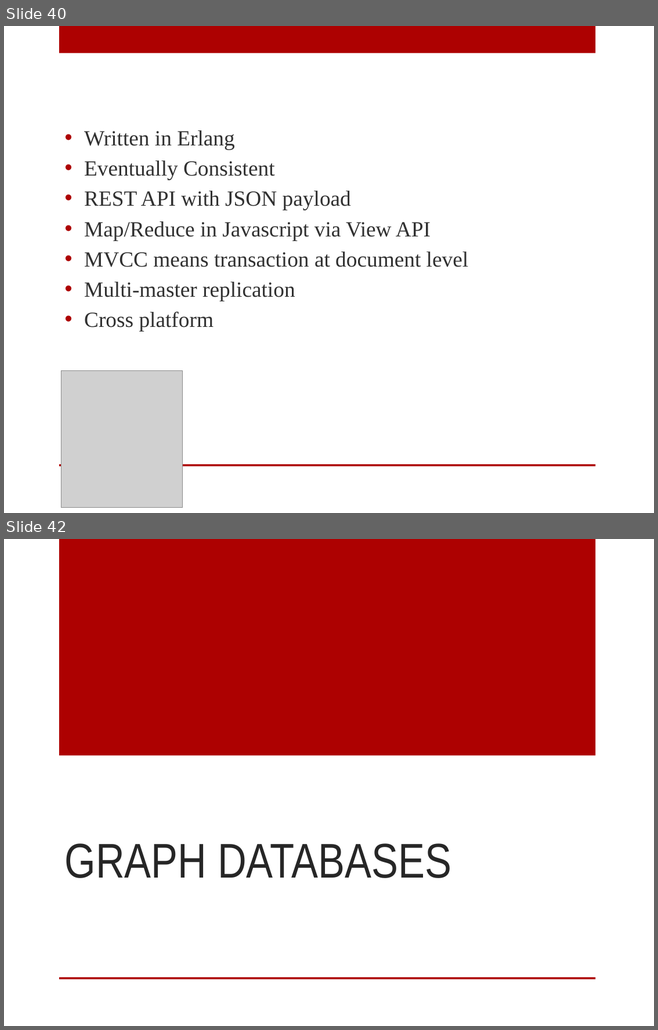
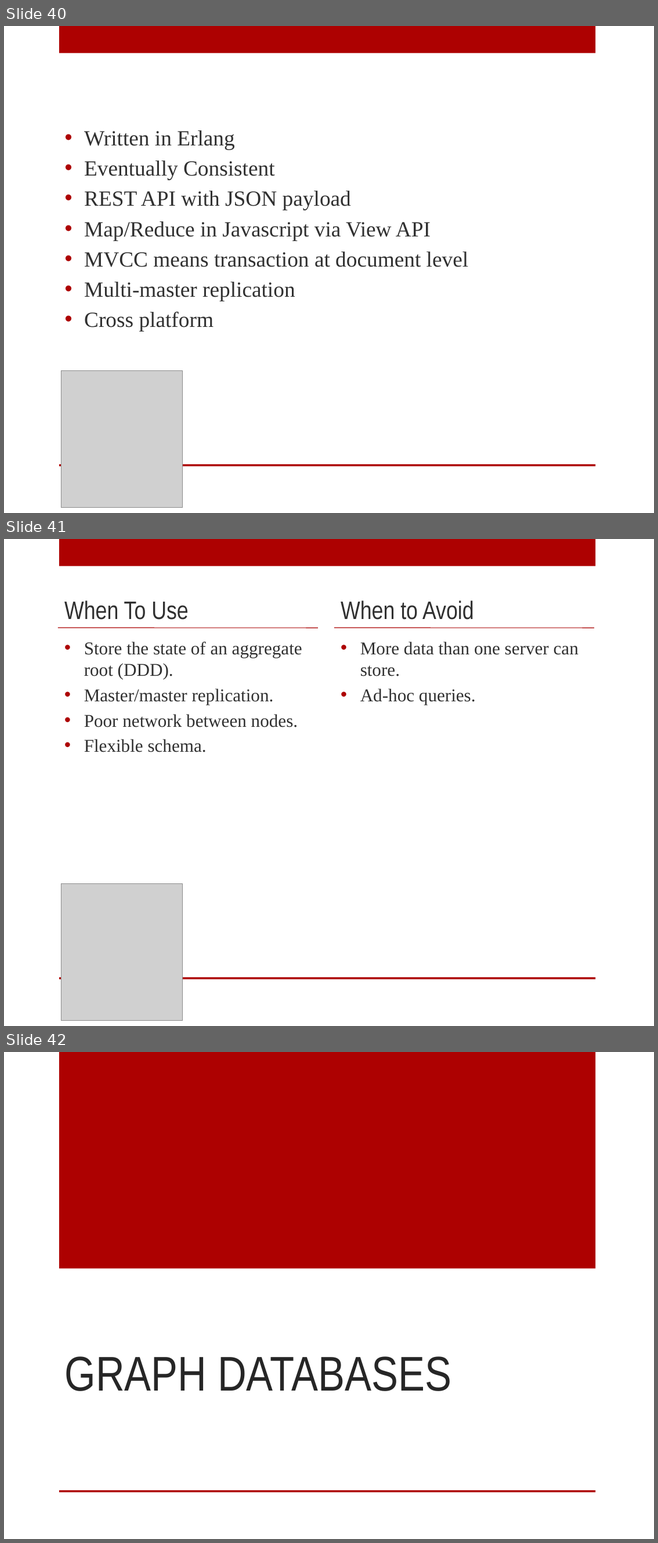
Before and after one commit to digitalBush/nosql-smackdown-talk, a slide deck: nosql-smackdown.pptx. Shown one above the other, each under a label of ours: slides 40 and 42 before the commit, slides 40, 41 and 42 after it; the slides between them are not shown. The pictures are 658x1030 and 658x1543 pixels, drawn with LibreOffice and Linux fonts; fonts in the diff are those of the drawing; grey boxes stand for pictures. Boxes give left, top, right and bottom in pixels: in the first picture for what was removed or moved away, otherwise in the second. Text is boxed around its words. In the diff, an @@ line names an element or a change of style, - is before the commit and + after.

```diff
--- a/nosql-smackdown.pptx
+++ b/nosql-smackdown.pptx
@@ slide 41 added at [4, 539, 654, 1026], background #FFFFFF; not listed: 2 template elements that a slide beside it also shows @@
@@ text added at [64, 600, 188, 620], 28 pt, text #303030 @@
+When To Use
@@ text added at [340, 600, 474, 620], 28 pt, text #303030 @@
+When to Avoid
@@ line added from (58, 628) to (318, 628), #AA0000 0.75 pt @@
@@ text added at [84, 642, 302, 752], 20 pt, text #303030 @@
+• Store the state of an aggregate root (DDD).
+• Master/master replication.
+• Poor network between nodes.
+• Flexible schema.
@@ line added from (334, 628) to (594, 628), #AA0000 0.75 pt @@
@@ text added at [360, 642, 578, 705], 20 pt, text #303030 @@
+• More data than one server can store.
+• Ad-hoc queries.
@@ picture added at [61, 884, 183, 1020] @@
```
Also in this commit, not shown: 4 slides changed, 4 other slides added, 1 slide removed.
